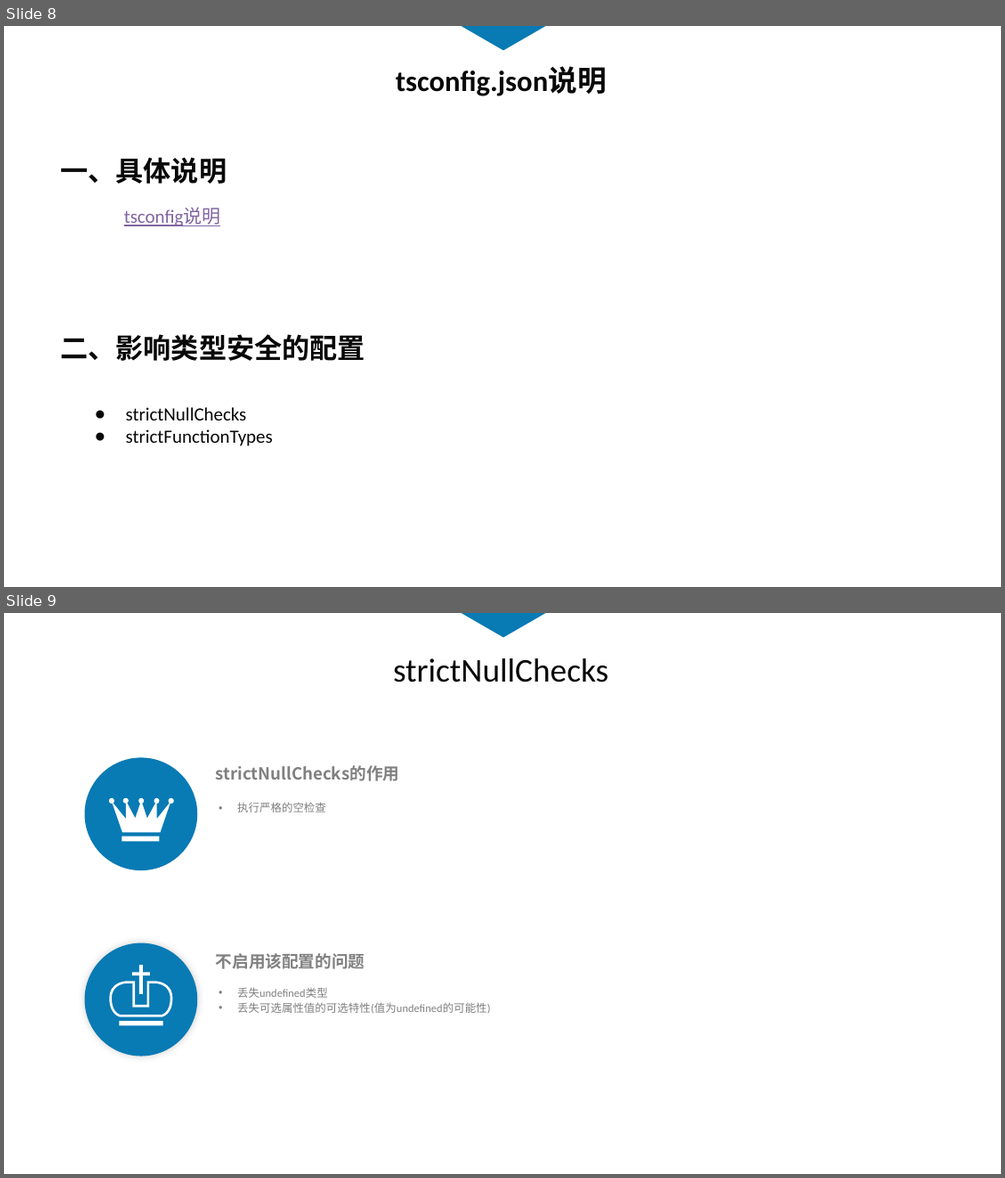
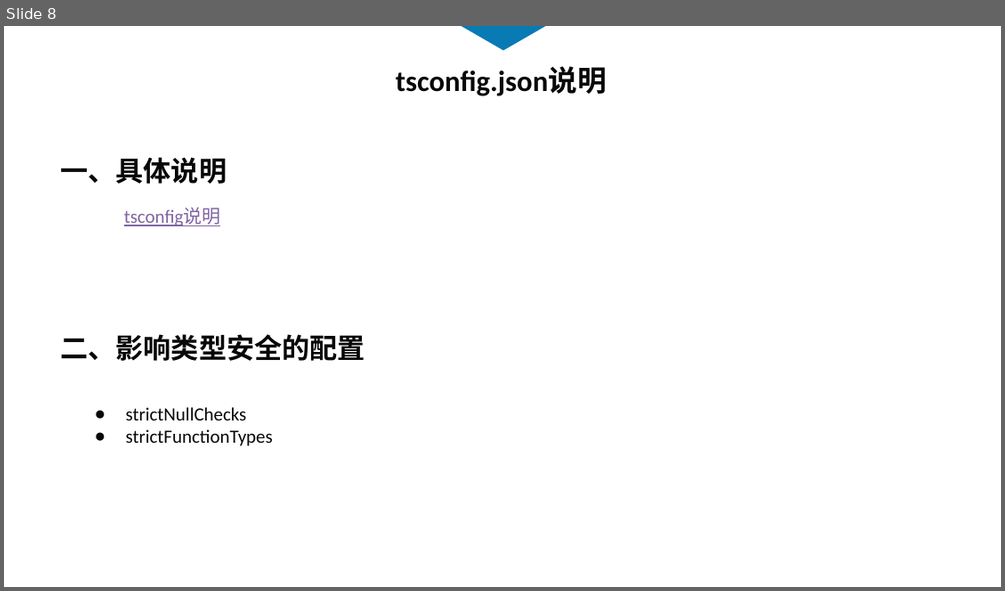
Before and after one commit to touchpillow/ts-demo, a slide deck: ts-分享.pptx. Shown one above the other, each under a label of ours: slides 8 and 9 before the commit, slide 8 after it. The pictures are 1005x1178 and 1005x591 pixels, drawn with LibreOffice and Linux fonts; fonts in the diff are those of the drawing. Boxes give left, top, right and bottom in pixels: in the first picture for what was removed or moved away, otherwise in the second. Text is boxed around its words. In the diff, an @@ line names an element or a change of style, - is before the commit and + after.

```diff
--- a/ts-分享.pptx
+++ b/ts-分享.pptx
@@ slide 9 removed at [4,613,1001,1174], background #FFFFFF @@
@@ freeform shape removed at [461,613,546,637] @@
@@ text removed at [393,658,608,682] @@
-strictNullChecks
@@ text removed at [216,765,400,781] @@
-strictNullChecks的作用
@@ text removed at [237,802,326,812] @@
-• 执行严格的空检查
@@ group removed at [85,757,197,870]: 6 ellipses, 1 freeform shape, 1 rectangle @@
@@ text removed at [216,953,365,969] @@
-不启用该配置的问题
@@ text removed at [237,987,491,1013] @@
-• 丢失undefined类型
-• 丢失可选属性值的可选特性(值为undefined的可能性)
@@ group removed at [85,943,197,1055]: 3 rectangles, 1 ellipse, 1 freeform shape @@
```
Also in this commit, not shown: 6 slides changed, 1 slide added, 1 other slide removed, 3 other files.
